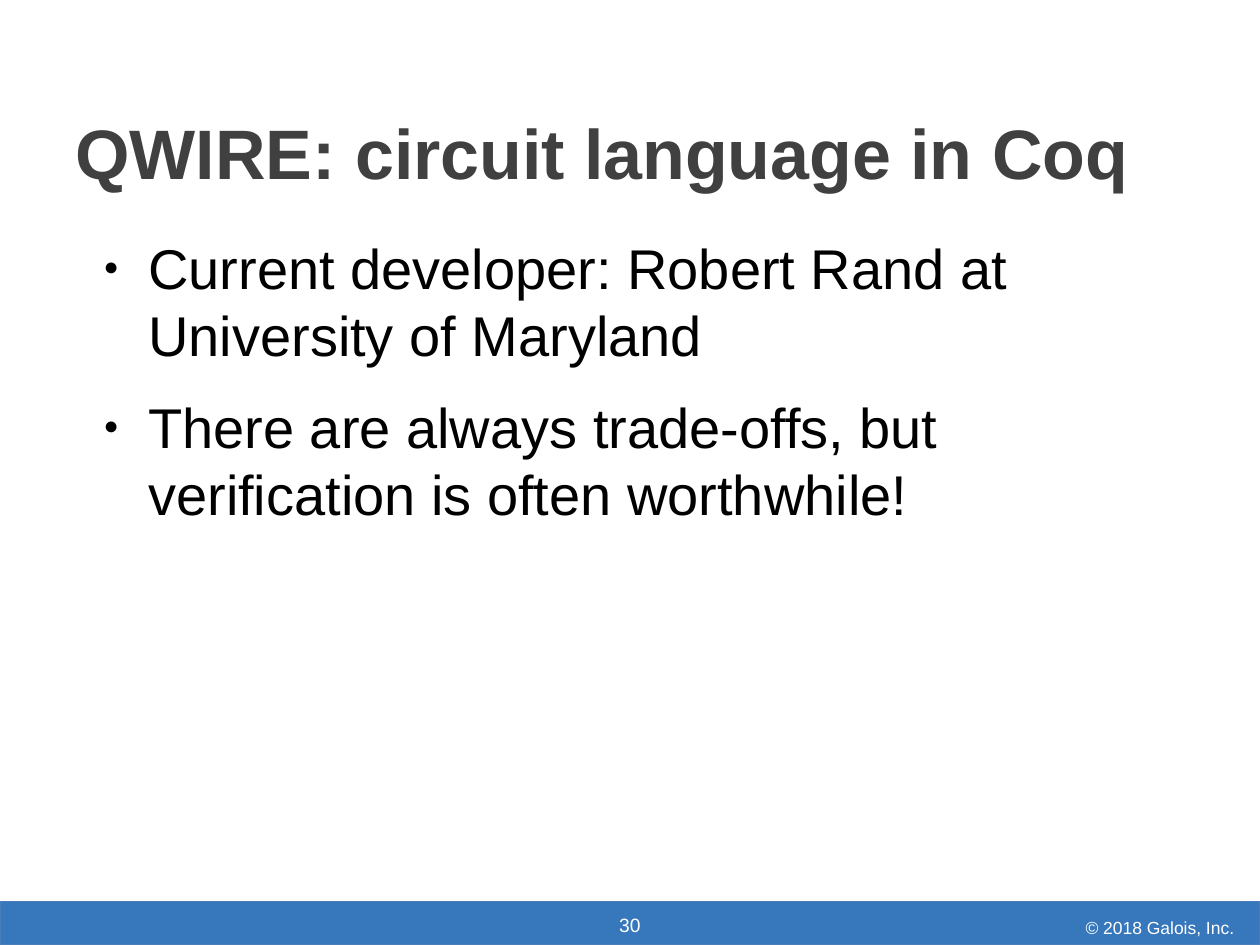
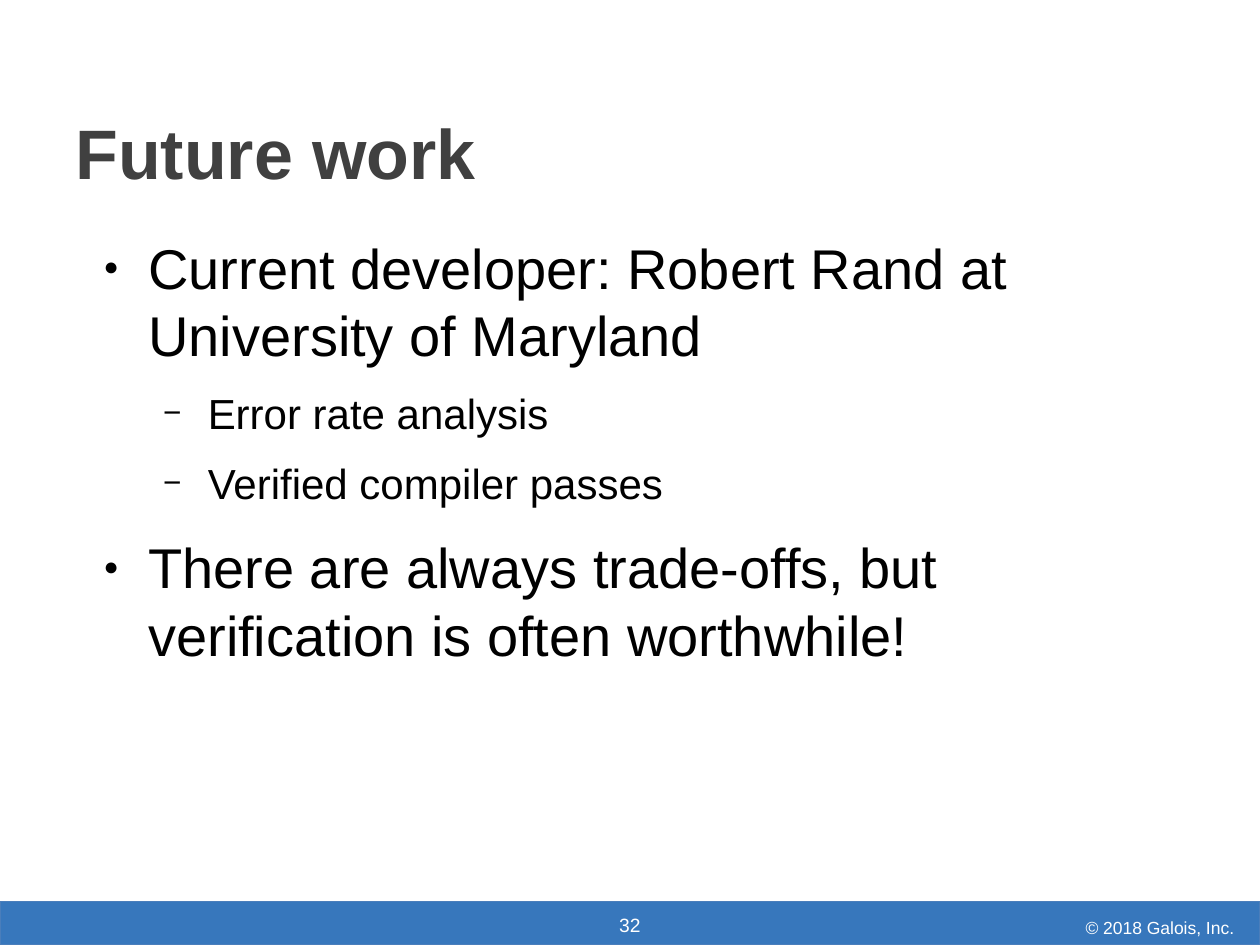
Before and after one commit to jpaykin/jpaykin.github.io, a slide deck: slide 32 of talks/PNNL.odp (slide 30 before the commit). Drawn at 1260x945 pixels with LibreOffice and Linux fonts; fonts in the diff are those of the drawing; background and template pictures are left out. Boxes give left, top, right and bottom in pixels: in the first picture for what was removed or moved away, otherwise in the second. Text is boxed around its words. In the diff, an @@ line names an element or a change of style, - is before the commit and + after.

```diff
--- a/talks/PNNL.odp
+++ b/talks/PNNL.odp
@@ title at [76, 128, 475, 180]: text changed @@
-QWIRE: circuit language in Coq
+Future work
@@ text at [208, 398, 663, 508]: paragraphs added @@
+  − Error rate analysis
+  − Verified compiler passes
@@ page number at [619, 918, 640, 932]: text changed @@
-30
+32
```
Also in this commit, not shown: 17 other slides changed, 3 slides added, 1 slide removed.
